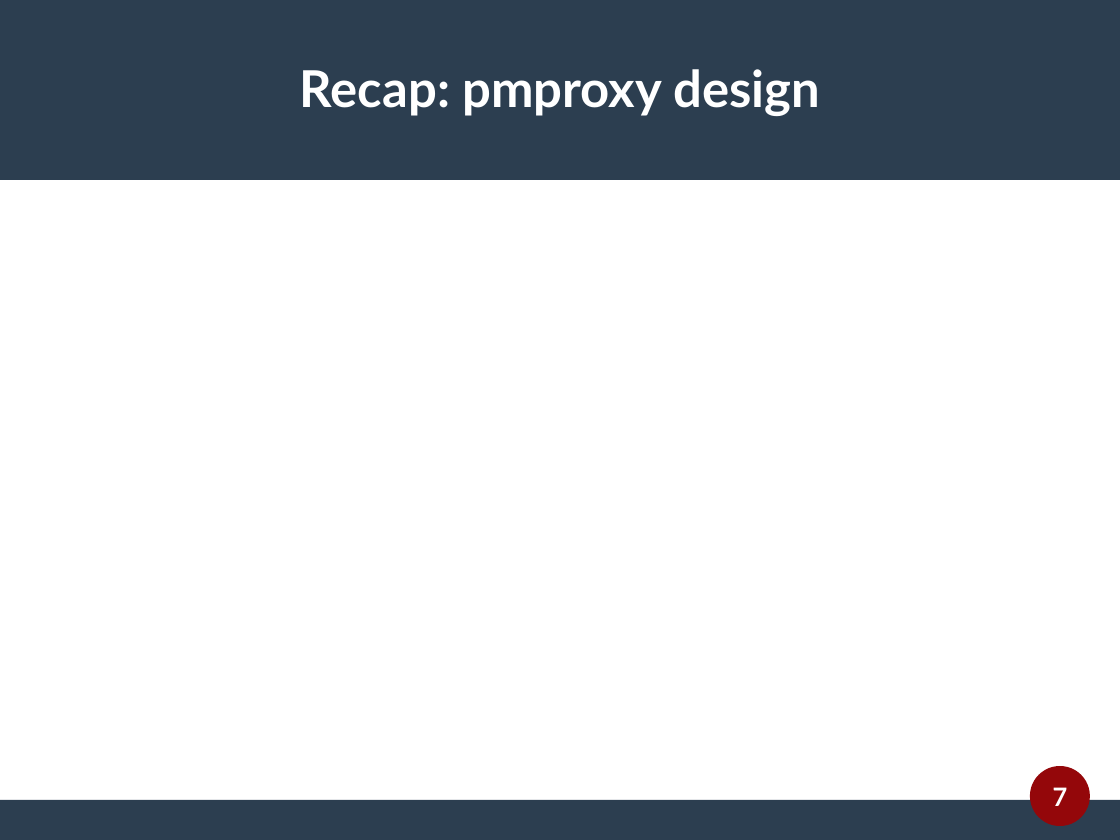
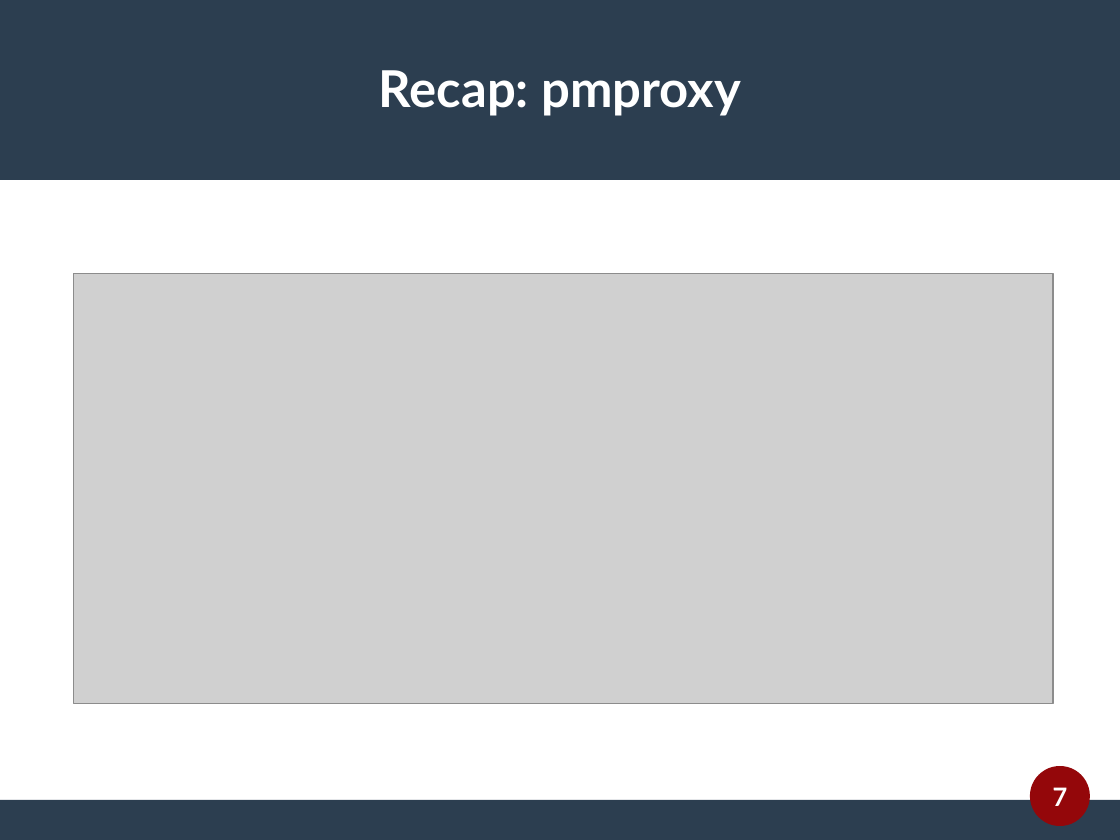
Before and after one commit to sanjulamadurapperuma/performancecopilot.github.io, a slide deck: slide 7 of papers/whats-new-mel.odp. Drawn at 1120x840 pixels with LibreOffice and Linux fonts; fonts in the diff are those of the drawing; grey boxes stand for pictures. Boxes give left, top, right and bottom in pixels: in the first picture for what was removed or moved away, otherwise in the second. Text is boxed around its words. In the diff, an @@ line names an element or a change of style, - is before the commit and + after.

```diff
--- a/papers/whats-new-mel.odp
+++ b/papers/whats-new-mel.odp
@@ title at <box>379,70,741,116</box>: text changed @@
-Recap: pmproxy design
+Recap: pmproxy
@@ picture added at <box>74,273,1054,704</box> @@
```
Also in this commit, not shown: 7 other slides changed, 1 slide added, 1 slide removed, 17 other files.
